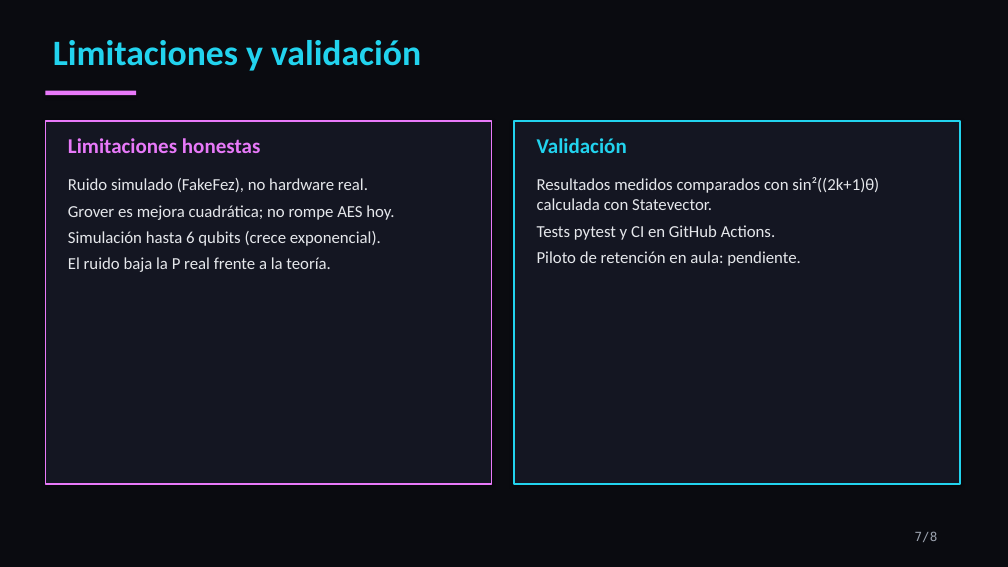
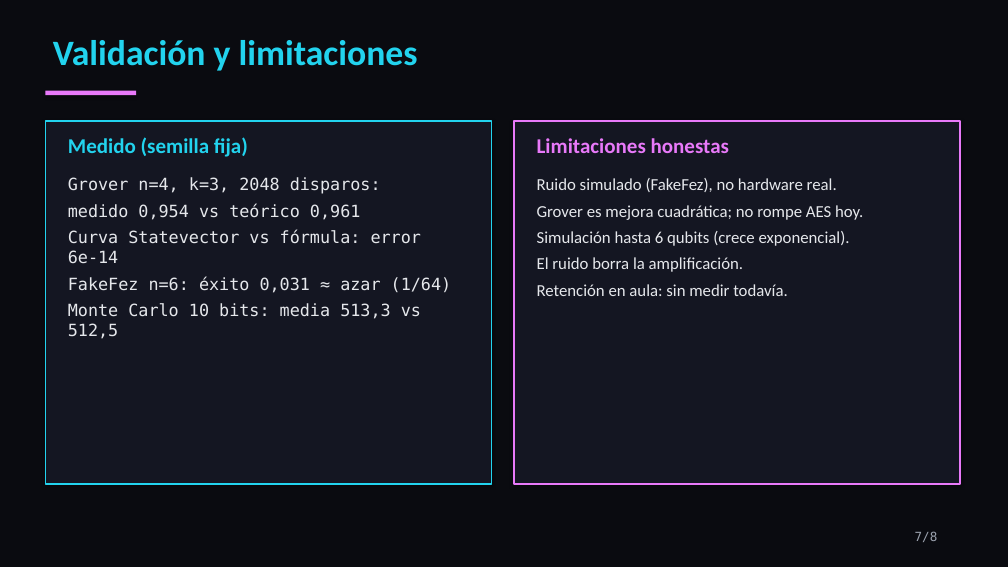
Before and after one commit to LeonardoShande/QubitGuard, a slide deck: slide 7 of pitch/QubitGuard_pitch.pptx. Drawn at 1008x567 pixels with LibreOffice and Linux fonts; fonts in the diff are those of the drawing. Boxes give left, top, right and bottom in pixels: in the first picture for what was removed or moved away, otherwise in the second. Text is boxed around its words. In the diff, an @@ line names an element or a change of style, - is before the commit and + after.

```diff
--- a/pitch/QubitGuard_pitch.pptx
+++ b/pitch/QubitGuard_pitch.pptx
@@ text at <box>53,40,418,71</box>: text changed @@
-Limitaciones y validación
+Validación y limitaciones
@@ rectangle at <box>45,121,492,484</box>: outline #E879F9 1.5 pt to #22D3EE 1.5 pt @@
@@ text at <box>68,137,248,157</box>: text changed; text colour #E879F9 to #22D3EE @@
-Limitaciones honestas
+Medido (semilla fija)
@@ rectangle at <box>514,121,960,484</box>: outline #22D3EE 1.5 pt to #E879F9 1.5 pt @@
@@ text at <box>537,138,729,153</box>: text changed; text colour #22D3EE to #E879F9 @@
-Validación
+Limitaciones honestas
@@ text at <box>68,177,452,339</box>: text changed; font Calibri to DejaVu Sans Mono @@
-Ruido simulado (FakeFez), no hardware real.
-Grover es mejora cuadrática; no rompe AES hoy.
-Simulación hasta 6 qubits (crece exponencial).
-El ruido baja la P real frente a la teoría.
+Grover n=4, k=3, 2048 disparos:
+medido 0,954 vs teórico 0,961
+Curva Statevector vs fórmula: error 6e-14
+FakeFez n=6: éxito 0,031 ≈ azar (1/64)
+Monte Carlo 10 bits: media 513,3 vs 512,5
@@ text at <box>537,178,863,296</box>: text changed @@
-Resultados medidos comparados con sin²((2k+1)θ) calculada con Statevector.
-Tests pytest y CI en GitHub Actions.
-Piloto de retención en aula: pendiente.
+Ruido simulado (FakeFez), no hardware real.
+Grover es mejora cuadrática; no rompe AES hoy.
+Simulación hasta 6 qubits (crece exponencial).
+El ruido borra la amplificación.
+Retención en aula: sin medir todavía.
```
Also in this commit, not shown: 3 other slides changed, 5 other files.
